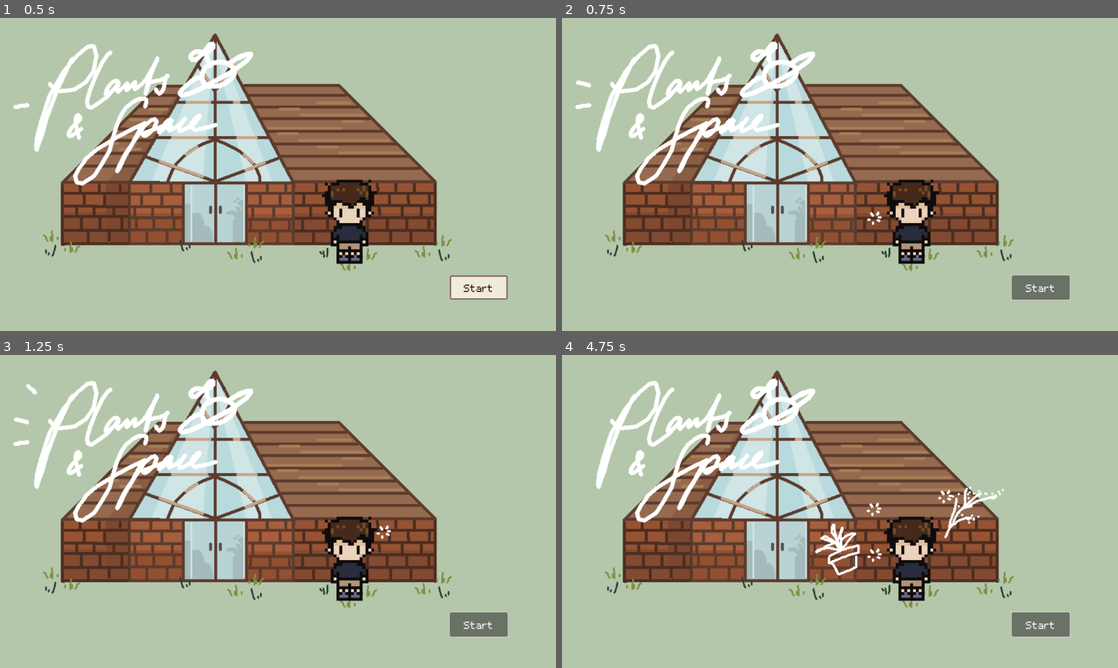
Above: before the commit, frames 1-4 (two rows, left to right).
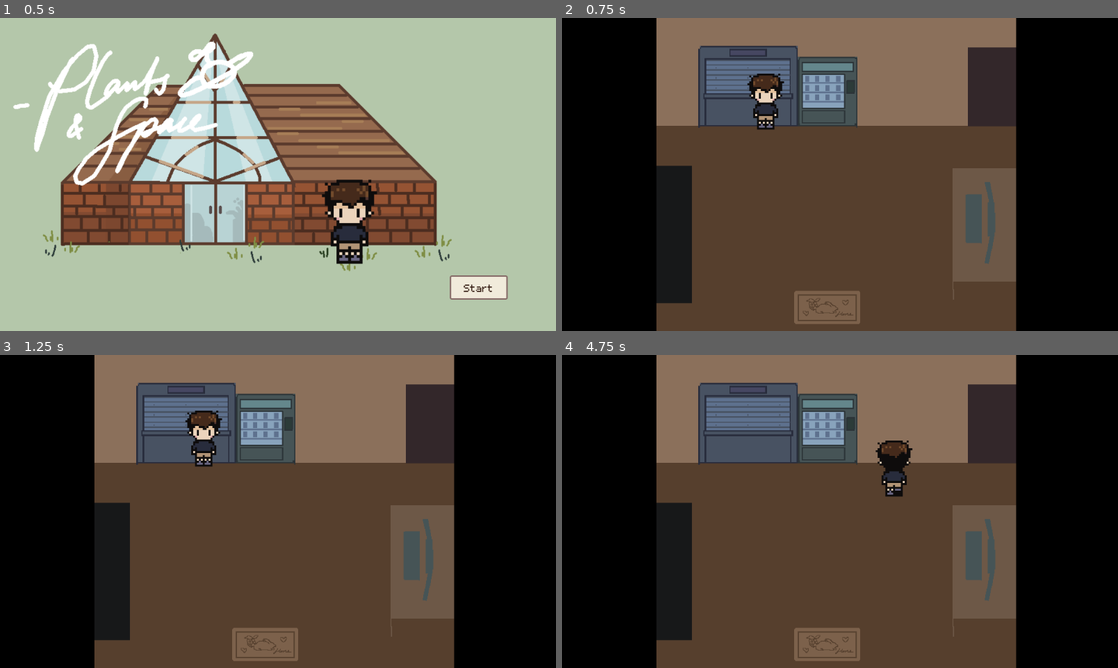
Above: after the commit, the same moments.

Repository: lk941/ggj_university_challenge_2025_submission
Game: Godot game, scene res://start_screen.tscn
Two runs of this game, one before a commit and one after it. Both use one fixed random seed, a clock stepped at 60 frames per second and the inputs below.
Inputs (mouse positions are in pixels of both pictures, inside the frame that each line leads up to):
- Up to frame 1 (0.5 s): no input
- Up to frame 2 (0.75 s): click "Start" at 0.5 s
- Up to frame 3 (1.25 s): no input
- Up to frame 4 (4.75 s): click (1040, 624) at 1.25 s, where only the run before the commit has a clickable "Start"; tap Enter at 2 s; hold Right (ui_right) 2.03-2.78 s; hold Down (ui_down) 2.78-3.53 s; hold Right (ui_right) 3.53-4.28 s; hold Up (ui_up) from 4.28 s (still down)

Frame 1 is identical in both runs. In frame 2, 94% of the frame differs, in the area x 0-100%, y 0-100%; in frame 3, 94%; in frame 4, 95%.

Commit message:
added shed living room + character movement

Diff:
--- a/project.godot
+++ b/project.godot
@@ -21,6 +21,41 @@
 
 window/stretch/mode="viewport"
 
+[input]
+
+ui_left={
+"deadzone": 0.5,
+"events": [Object(InputEventKey,"resource_local_to_scene":false,"resource_name":"","device":0,"window_id":0,"alt_pressed":false,"shift_pressed":false,"ctrl_pressed":false,"meta_pressed":false,"pressed":false,"keycode":4194319,"physical_keycode":0,"key_label":0,"unicode":0,"location":0,"echo":false,"script":null)
+, Object(InputEventJoypadButton,"resource_local_to_scene":false,"resource_name":"","device":0,"button_index":13,"pressure":0.0,"pressed":false,"script":null)
+, Object(InputEventJoypadMotion,"resource_local_to_scene":false,"resource_name":"","device":0,"axis":0,"axis_value":-1.0,"script":null)
+, Object(InputEventKey,"resource_local_to_scene":false,"resource_name":"","device":0,"window_id":0,"alt_pressed":false,"shift_pressed":false,"ctrl_pressed":false,"meta_pressed":false,"pressed":false,"keycode":0,"physical_keycode":65,"key_label":0,"unicode":0,"location":0,"echo":false,"script":null)
+]
+}
+ui_right={
+"deadzone": 0.5,
+"events": [Object(InputEventKey,"resource_local_to_scene":false,"resource_name":"","device":0,"window_id":0,"alt_pressed":false,"shift_pressed":false,"ctrl_pressed":false,"meta_pressed":false,"pressed":false,"keycode":4194321,"physical_keycode":0,"key_label":0,"unicode":0,"location":0,"echo":false,"script":null)
+, Object(InputEventJoypadButton,"resource_local_to_scene":false,"resource_name":"","device":0,"button_index":14,"pressure":0.0,"pressed":false,"script":null)
+, Object(InputEventJoypadMotion,"resource_local_to_scene":false,"resource_name":"","device":0,"axis":0,"axis_value":1.0,"script":null)
+, Object(InputEventKey,"resource_local_to_scene":false,"resource_name":"","device":0,"window_id":0,"alt_pressed":false,"shift_pressed":false,"ctrl_pressed":false,"meta_pressed":false,"pressed":false,"keycode":0,"physical_keycode":68,"key_label":0,"unicode":0,"location":0,"echo":false,"script":null)
+]
+}
+ui_up={
+"deadzone": 0.5,
+"events": [Object(InputEventKey,"resource_local_to_scene":false,"resource_name":"","device":0,"window_id":0,"alt_pressed":false,"shift_pressed":false,"ctrl_pressed":false,"meta_pressed":false,"pressed":false,"keycode":4194320,"physical_keycode":0,"key_label":0,"unicode":0,"location":0,"echo":false,"script":null)
+, Object(InputEventJoypadButton,"resource_local_to_scene":false,"resource_name":"","device":0,"button_index":11,"pressure":0.0,"pressed":false,"script":null)
+, Object(InputEventJoypadMotion,"resource_local_to_scene":false,"resource_name":"","device":0,"axis":1,"axis_value":-1.0,"script":null)
+, Object(InputEventKey,"resource_local_to_scene":false,"resource_name":"","device":0,"window_id":0,"alt_pressed":false,"shift_pressed":false,"ctrl_pressed":false,"meta_pressed":false,"pressed":false,"keycode":0,"physical_keycode":87,"key_label":0,"unicode":0,"location":0,"echo":false,"script":null)
+]
+}
+ui_down={
+"deadzone": 0.5,
+"events": [Object(InputEventKey,"resource_local_to_scene":false,"resource_name":"","device":0,"window_id":0,"alt_pressed":false,"shift_pressed":false,"ctrl_pressed":false,"meta_pressed":false,"pressed":false,"keycode":4194322,"physical_keycode":0,"key_label":0,"unicode":0,"location":0,"echo":false,"script":null)
+, Object(InputEventJoypadButton,"resource_local_to_scene":false,"resource_name":"","device":0,"button_index":12,"pressure":0.0,"pressed":false,"script":null)
+, Object(InputEventJoypadMotion,"resource_local_to_scene":false,"resource_name":"","device":0,"axis":1,"axis_value":1.0,"script":null)
+, Object(InputEventKey,"resource_local_to_scene":false,"resource_name":"","device":0,"window_id":0,"alt_pressed":false,"shift_pressed":false,"ctrl_pressed":false,"meta_pressed":false,"pressed":false,"keycode":0,"physical_keycode":83,"key_label":0,"unicode":0,"location":0,"echo":false,"script":null)
+]
+}
+
 [rendering]
 
 renderer/rendering_method="mobile"
--- /dev/null
+++ b/shed_main_room.tscn
@@ -0,0 +1,73 @@
+[gd_scene load_steps=7 format=3 uid="uid://dhs7gfxvosgjd"]
+
+[ext_resource type="Texture2D" uid="uid://cjyqucxvscdrh" path="res://screens/main_room_draft.png" id="1_7odqo"]
+[ext_resource type="PackedScene" uid="uid://vpxi726cru5u" path="res://sprites/player/player.tscn" id="2_m87fa"]
+
+[sub_resource type="PhysicsMaterial" id="PhysicsMaterial_lfolu"]
+
+[sub_resource type="RectangleShape2D" id="RectangleShape2D_mgng4"]
+size = Vector2(1862.5, 295)
+
+[sub_resource type="RectangleShape2D" id="RectangleShape2D_7odqo"]
+size = Vector2(330, 533.751)
+
+[sub_resource type="RectangleShape2D" id="RectangleShape2D_m87fa"]
+size = Vector2(492.5, 1630)
+
+[node name="Node2D" type="Node2D"]
+
+[node name="TextureRect" type="TextureRect" parent="."]
+anchors_preset = 15
+anchor_right = 1.0
+anchor_bottom = 1.0
+offset_right = 2880.0
+offset_bottom = 1620.0
+grow_horizontal = 2
+grow_vertical = 2
+scale = Vector2(0.4, 0.4)
+texture = ExtResource("1_7odqo")
+
+[node name="wall" type="StaticBody2D" parent="TextureRect"]
+physics_material_override = SubResource("PhysicsMaterial_lfolu")
+
+[node name="CollisionShape2D" type="CollisionShape2D" parent="TextureRect/wall"]
+position = Vector2(1420, 140)
+scale = Vector2(0.999999, 0.999999)
+shape = SubResource("RectangleShape2D_mgng4")
+
+[node name="table" type="StaticBody2D" parent="TextureRect"]
+physics_material_override = SubResource("PhysicsMaterial_lfolu")
+
+[node name="CollisionShape2D" type="CollisionShape2D" parent="TextureRect/table"]
+position = Vector2(2187.5, 1045.62)
+scale = Vector2(0.999999, 0.999999)
+shape = SubResource("RectangleShape2D_7odqo")
+
+[node name="border1" type="StaticBody2D" parent="TextureRect"]
+physics_material_override = SubResource("PhysicsMaterial_lfolu")
+
+[node name="CollisionShape2D" type="CollisionShape2D" parent="TextureRect/border1"]
+position = Vector2(236.25, 805)
+scale = Vector2(1, 1)
+shape = SubResource("RectangleShape2D_m87fa")
+
+[node name="border2" type="StaticBody2D" parent="TextureRect"]
+physics_material_override = SubResource("PhysicsMaterial_lfolu")
+
+[node name="CollisionShape2D" type="CollisionShape2D" parent="TextureRect/border2"]
+position = Vector2(2600, 815)
+scale = Vector2(1, 1)
+shape = SubResource("RectangleShape2D_m87fa")
+
+[node name="border3" type="StaticBody2D" parent="TextureRect"]
+physics_material_override = SubResource("PhysicsMaterial_lfolu")
+
+[node name="CollisionShape2D" type="CollisionShape2D" parent="TextureRect/border3"]
+position = Vector2(1500, 1600)
+scale = Vector2(1, 1)
+skew = -1.56905
+shape = SubResource("RectangleShape2D_m87fa")
+
+[node name="Player2D" parent="." instance=ExtResource("2_m87fa")]
+position = Vector2(-19, -86)
+scale = Vector2(0.8, 0.8)
--- /dev/null
+++ b/sprites/player/player.gd
@@ -0,0 +1,46 @@
+extends CharacterBody2D
+
+const SPEED = 180
+
+@onready var anim = $AnimatedSprite2D  # Update this path if needed
+
+var last_direction = Vector2.DOWN  # Default facing front
+
+func _physics_process(delta):
+	var input_vector = Vector2(
+		Input.get_action_strength("ui_right") - Input.get_action_strength("ui_left"),
+		Input.get_action_strength("ui_down") - Input.get_action_strength("ui_up")
+	).normalized()
+
+	# Save last movement direction for idle facing
+	if input_vector != Vector2.ZERO:
+		last_direction = input_vector
+		velocity = input_vector * SPEED
+		move_and_slide()
+		update_animation(input_vector)
+	else:
+		velocity = Vector2.ZERO
+		move_and_slide()
+		update_idle_animation()
+
+
+func update_animation(direction: Vector2):
+	if direction.x != 0:
+		# Left or Right movement
+		anim.animation = "walk_side"
+		anim.flip_h = direction.x < 0
+	elif direction.y < 0:
+		anim.animation = "walk_back"
+	else:
+		anim.animation = "walk_front"
+	anim.play()
+
+func update_idle_animation():
+	if last_direction.x != 0:
+		anim.animation = "idle_side"
+		anim.flip_h = last_direction.x < 0
+	elif last_direction.y < 0:
+		anim.animation = "idle_back"
+	else:
+		anim.animation = "default"
+	anim.play()
--- a/sprites/player/player.tscn
+++ b/sprites/player/player.tscn
@@ -1,38 +1,27 @@
-[gd_scene load_steps=15 format=3 uid="uid://vpxi726cru5u"]
+[gd_scene load_steps=14 format=3 uid="uid://vpxi726cru5u"]
 
+[ext_resource type="Script" uid="uid://ce8t83acyvn5f" path="res://sprites/player/player.gd" id="1_mm0hj"]
 [ext_resource type="Texture2D" uid="uid://02o85aurgrpo" path="res://sprites/player/player.png" id="1_rkm22"]
 
 [sub_resource type="AtlasTexture" id="AtlasTexture_mm0hj"]
 atlas = ExtResource("1_rkm22")
 region = Rect2(0, 0, 160, 240)
 
-[sub_resource type="AtlasTexture" id="AtlasTexture_xrmnp"]
-atlas = ExtResource("1_rkm22")
-region = Rect2(160, 0, 160, 240)
-
-[sub_resource type="AtlasTexture" id="AtlasTexture_716bt"]
-atlas = ExtResource("1_rkm22")
-region = Rect2(320, 0, 160, 240)
-
 [sub_resource type="AtlasTexture" id="AtlasTexture_6rvgw"]
 atlas = ExtResource("1_rkm22")
 region = Rect2(480, 0, 160, 240)
 
-[sub_resource type="AtlasTexture" id="AtlasTexture_etjf7"]
+[sub_resource type="AtlasTexture" id="AtlasTexture_xrmnp"]
 atlas = ExtResource("1_rkm22")
-region = Rect2(0, 240, 160, 240)
+region = Rect2(320, 0, 160, 240)
 
-[sub_resource type="AtlasTexture" id="AtlasTexture_s4thr"]
+[sub_resource type="AtlasTexture" id="AtlasTexture_5duxd"]
 atlas = ExtResource("1_rkm22")
-region = Rect2(160, 240, 160, 240)
+region = Rect2(320, 480, 160, 240)
 
-[sub_resource type="AtlasTexture" id="AtlasTexture_uy5b6"]
+[sub_resource type="AtlasTexture" id="AtlasTexture_2uiss"]
 atlas = ExtResource("1_rkm22")
-region = Rect2(320, 240, 160, 240)
-
-[sub_resource type="AtlasTexture" id="AtlasTexture_7i5mu"]
-atlas = ExtResource("1_rkm22")
-region = Rect2(480, 240, 160, 240)
+region = Rect2(480, 480, 160, 240)
 
 [sub_resource type="AtlasTexture" id="AtlasTexture_v2vc7"]
 atlas = ExtResource("1_rkm22")
@@ -42,47 +31,41 @@
 atlas = ExtResource("1_rkm22")
 region = Rect2(160, 480, 160, 240)
 
-[sub_resource type="AtlasTexture" id="AtlasTexture_5duxd"]
+[sub_resource type="AtlasTexture" id="AtlasTexture_716bt"]
 atlas = ExtResource("1_rkm22")
-region = Rect2(320, 480, 160, 240)
+region = Rect2(320, 240, 160, 240)
 
-[sub_resource type="AtlasTexture" id="AtlasTexture_2uiss"]
+[sub_resource type="AtlasTexture" id="AtlasTexture_etjf7"]
 atlas = ExtResource("1_rkm22")
-region = Rect2(480, 480, 160, 240)
+region = Rect2(480, 240, 160, 240)
 
 [sub_resource type="SpriteFrames" id="SpriteFrames_t30er"]
 animations = [{
 "frames": [{
 "duration": 1.0,
 "texture": SubResource("AtlasTexture_mm0hj")
+}],
+"loop": true,
+"name": &"default",
+"speed": 5.0
 }, {
+"frames": [{
+"duration": 1.0,
+"texture": SubResource("AtlasTexture_6rvgw")
+}],
+"loop": true,
+"name": &"idle_back",
+"speed": 5.0
+}, {
+"frames": [{
 "duration": 1.0,
 "texture": SubResource("AtlasTexture_xrmnp")
+}],
+"loop": true,
+"name": &"idle_side",
+"speed": 5.0
 }, {
-"duration": 1.0,
-"texture": SubResource("AtlasTexture_716bt")
-}, {
-"duration": 1.0,
-"texture": SubResource("AtlasTexture_6rvgw")
-}, {
-"duration": 1.0,
-"texture": SubResource("AtlasTexture_etjf7")
-}, {
-"duration": 1.0,
-"texture": SubResource("AtlasTexture_s4thr")
-}, {
-"duration": 1.0,
-"texture": SubResource("AtlasTexture_uy5b6")
-}, {
-"duration": 1.0,
-"texture": SubResource("AtlasTexture_7i5mu")
-}, {
-"duration": 1.0,
-"texture": SubResource("AtlasTexture_v2vc7")
-}, {
-"duration": 1.0,
-"texture": SubResource("AtlasTexture_15avh")
-}, {
+"frames": [{
 "duration": 1.0,
 "texture": SubResource("AtlasTexture_5duxd")
 }, {
@@ -90,12 +73,43 @@
 "texture": SubResource("AtlasTexture_2uiss")
 }],
 "loop": true,
-"name": &"default",
+"name": &"walk_back",
+"speed": 5.0
+}, {
+"frames": [{
+"duration": 1.0,
+"texture": SubResource("AtlasTexture_v2vc7")
+}, {
+"duration": 1.0,
+"texture": SubResource("AtlasTexture_15avh")
+}],
+"loop": true,
+"name": &"walk_front",
+"speed": 5.0
+}, {
+"frames": [{
+"duration": 1.0,
+"texture": SubResource("AtlasTexture_716bt")
+}, {
+"duration": 1.0,
+"texture": SubResource("AtlasTexture_etjf7")
+}],
+"loop": true,
+"name": &"walk_side",
 "speed": 5.0
 }]
 
-[node name="Player2D" type="Node2D"]
+[sub_resource type="RectangleShape2D" id="RectangleShape2D_rkm22"]
+size = Vector2(93, 146)
+
+[node name="Player2D" type="CharacterBody2D"]
+script = ExtResource("1_mm0hj")
 
 [node name="AnimatedSprite2D" type="AnimatedSprite2D" parent="."]
 position = Vector2(544, 324)
 sprite_frames = SubResource("SpriteFrames_t30er")
+animation = &"walk_side"
+
+[node name="CollisionShape2D" type="CollisionShape2D" parent="."]
+position = Vector2(552.5, 322)
+shape = SubResource("RectangleShape2D_rkm22")
--- a/start_screen.gd
+++ b/start_screen.gd
@@ -15,3 +15,7 @@
 
 	# Center the sprite
 	sprite.position = screen_size / 2
+
+
+func _on_button_pressed():
+	get_tree().change_scene_to_file("res://shed_main_room.tscn")
--- a/start_screen.tscn
+++ b/start_screen.tscn
@@ -62,3 +62,5 @@
 theme_override_colors/font_color = Color(0.211653, 0.119418, 0.0807236, 1)
 theme_override_styles/normal = SubResource("StyleBoxFlat_vdywr")
 text = "Start"
+
+[connection signal="pressed" from="ColorRect/Button" to="." method="_on_button_pressed"]
Binary file added: screens/main_room_draft.png
Not shown, added: screens/main_room_draft.png.import
Not shown, added: sprites/player/player.gd.uid
Binary file changed: sprites/player/player.png
Not shown, changed: docs/plantsandspace.html
Not shown, changed: docs/plantsandspace.pck
